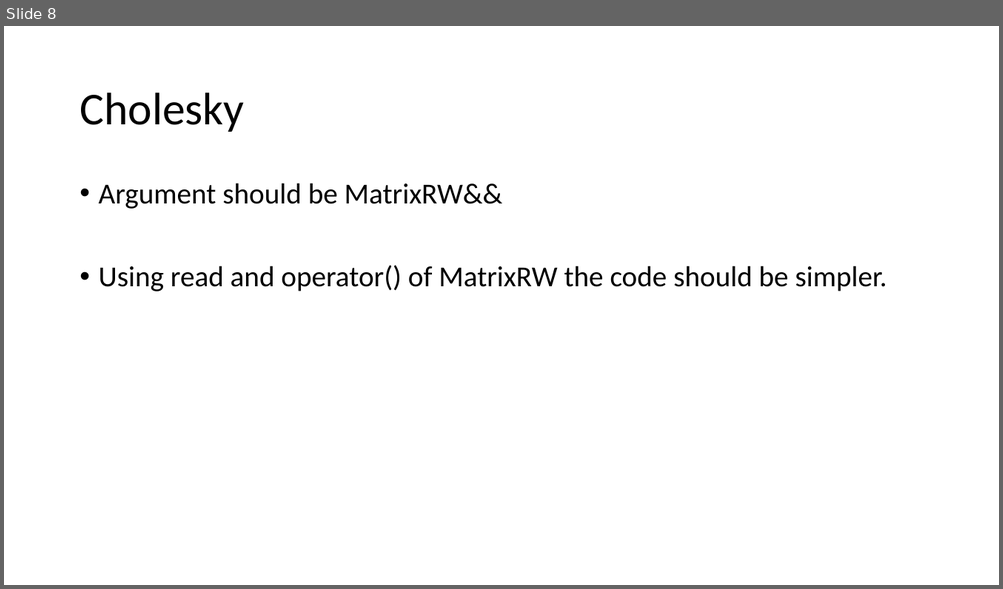
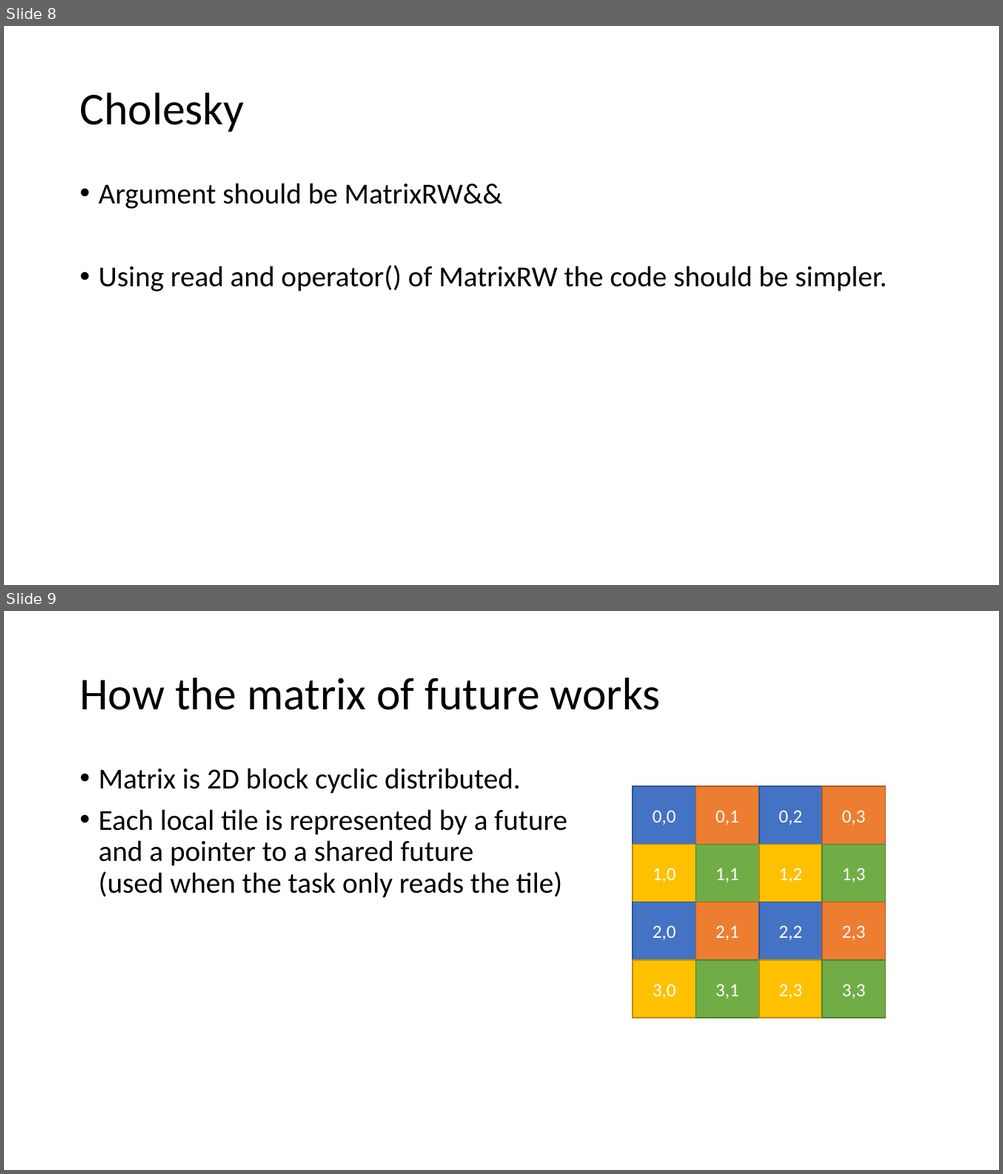
Before and after one commit to eth-cscs/DLA-Future, a slide deck: misc/code.pptx. Shown one above the other, each under a label of ours: slide 8 before the commit, slides 8 and 9 after it. The pictures are 1003x589 and 1003x1174 pixels, drawn with LibreOffice and Linux fonts; fonts in the diff are those of the drawing. Boxes give left, top, right and bottom in pixels: in the first picture for what was removed or moved away, otherwise in the second. Text is boxed around its words. In the diff, an @@ line names an element or a change of style, - is before the commit and + after.

```diff
--- a/misc/code.pptx
+++ b/misc/code.pptx
@@ slide 9 added at [4,611,999,1170], background #FFFFFF @@
@@ title added at [79,678,660,710], 44 pt, text #000000 @@
+How the matrix of future works
@@ text added at [99,768,567,898], 28 pt, text #000000 @@
+• Matrix is 2D block cyclic distributed.
+• Each local tile is represented by a future
+  and a pointer to a shared future
+  (used when the task only reads the tile)
@@ rectangle added at [632,786,696,845], fill #4472C4, outline #325491 1 pt, 18 pt, text #FFFFFF @@
+0,0
@@ rectangle added at [696,786,759,845], fill #ED7D31, outline #AF5C24 1 pt, 18 pt, text #FFFFFF @@
+0,1
@@ rectangle added at [759,786,822,845], fill #4472C4, outline #325491 1 pt, 18 pt, text #FFFFFF @@
+0,2
@@ rectangle added at [822,786,885,845], fill #ED7D31, outline #AF5C24 1 pt, 18 pt, text #FFFFFF @@
+0,3
@@ rectangle added at [632,845,696,903], fill #FFC000, outline #BD8E00 1 pt, 18 pt, text #FFFFFF @@
+1,0
@@ rectangle added at [696,845,759,903], fill #70AD47, outline #538035 1 pt, 18 pt, text #FFFFFF @@
+1,1
@@ rectangle added at [759,845,822,903], fill #FFC000, outline #BD8E00 1 pt, 18 pt, text #FFFFFF @@
+1,2
@@ rectangle added at [822,845,885,903], fill #70AD47, outline #538035 1 pt, 18 pt, text #FFFFFF @@
+1,3
@@ rectangle added at [632,903,696,961], fill #4472C4, outline #325491 1 pt, 18 pt, text #FFFFFF @@
+2,0
@@ rectangle added at [696,903,759,961], fill #ED7D31, outline #AF5C24 1 pt, 18 pt, text #FFFFFF @@
+2,1
@@ rectangle added at [759,903,822,961], fill #4472C4, outline #325491 1 pt, 18 pt, text #FFFFFF @@
+2,2
@@ rectangle added at [822,903,885,961], fill #ED7D31, outline #AF5C24 1 pt, 18 pt, text #FFFFFF @@
+2,3
@@ rectangle added at [632,960,696,1019], fill #FFC000, outline #BD8E00 1 pt, 18 pt, text #FFFFFF @@
+3,0
@@ rectangle added at [696,960,759,1019], fill #70AD47, outline #538035 1 pt, 18 pt, text #FFFFFF @@
+3,1
@@ rectangle added at [759,960,822,1019], fill #FFC000, outline #BD8E00 1 pt, 18 pt, text #FFFFFF @@
+2,3
@@ rectangle added at [822,960,885,1019], fill #70AD47, outline #538035 1 pt, 18 pt, text #FFFFFF @@
+3,3
```
Also in this commit, not shown: 2 slides changed, 4 other slides added, 3 other files.
